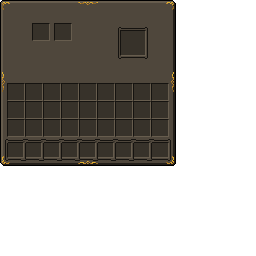
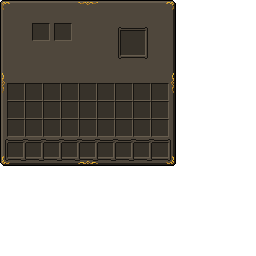
Layers edited between the first and the second 256x256 image:
removed layer "background" over [2, 72, 174, 93]
renamed "slot_large_border.png" to "te_background.png", painted on it over [2, 72, 174, 93]
